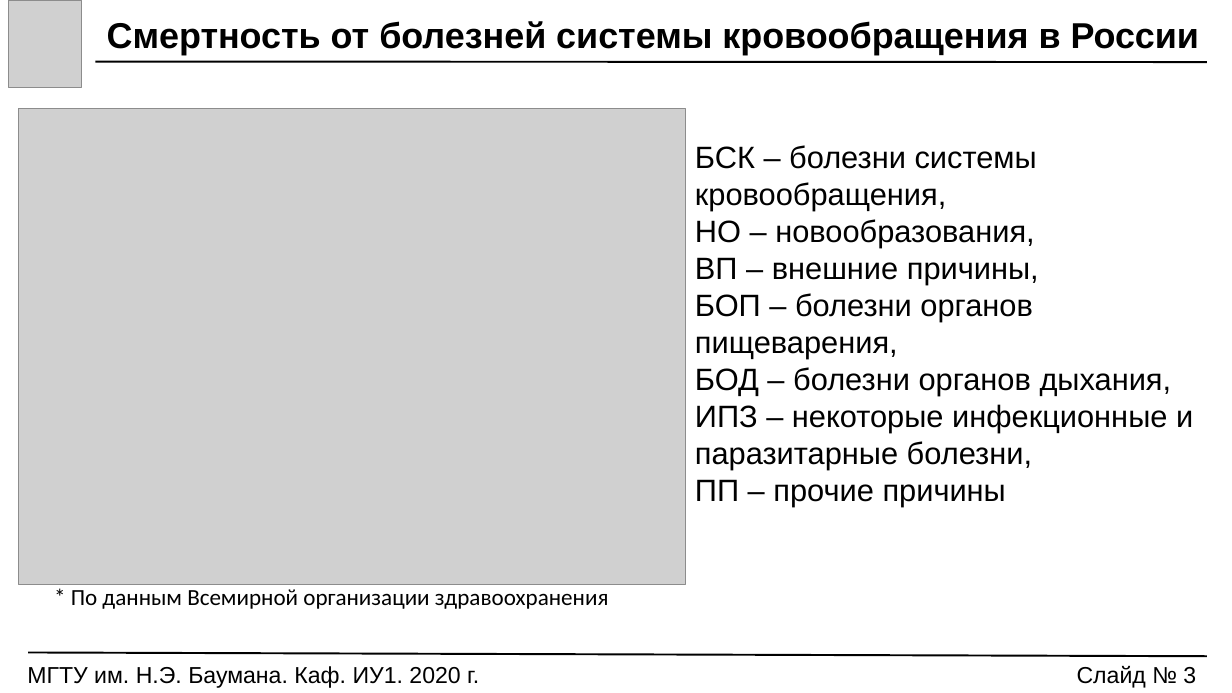
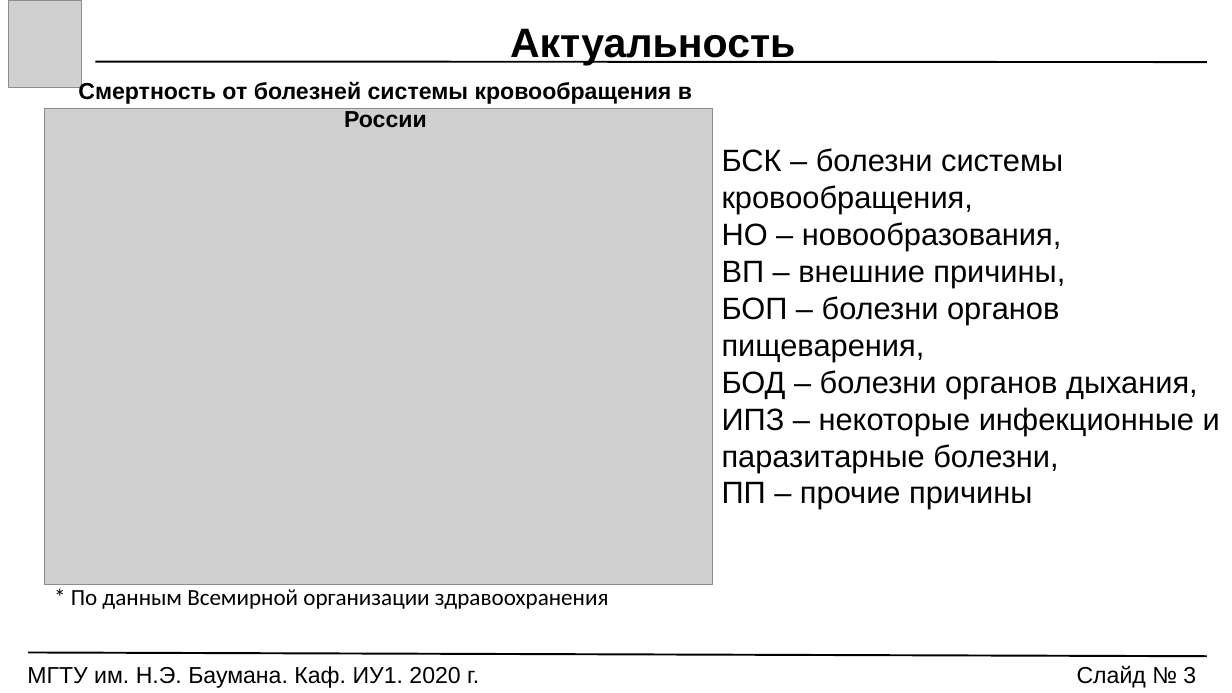
Before and after one commit to Markus85666/Graduation-Qualification-Work, a slide deck: slide 3 of РЕЧЬ_ПРЕЗЕНТАЦИЯ/VKR_Prezentatsia.pptx. Drawn at 1232x693 pixels with LibreOffice and Linux fonts; fonts in the diff are those of the drawing; grey boxes stand for pictures. Boxes give left, top, right and bottom in pixels: in the first picture for what was removed or moved away, otherwise in the second. Text is boxed around its words. In the diff, an @@ line names an element or a change of style, - is before the commit and + after.

```diff
--- a/РЕЧЬ_ПРЕЗЕНТАЦИЯ/VKR_Prezentatsia.pptx
+++ b/РЕЧЬ_ПРЕЗЕНТАЦИЯ/VKR_Prezentatsia.pptx
@@ text added at box(510, 28, 795, 65), 32 pt, text #000000, bold @@
+Актуальность
@@ text "Смертность от болезней системы кровообращения ...": place and size @@
-text "Смертность от болезней системы кровообращения ..." at box(107, 21, 1200, 55)
+text "Смертность от болезней системы кровообращения ..." at box(78, 80, 692, 127)
@@ text "Смертность от болезней системы кровообращения ..." at box(78, 80, 692, 127): size 28 to 18 pt; line spacing 1.5 to 1 @@
@@ picture: place and size @@
-picture at box(18, 109, 687, 585)
+picture at box(45, 109, 714, 585)
@@ text "БСК – болезни системы кровообращения,": place and size @@
-text "БСК – болезни системы кровообращения," at box(695, 145, 1193, 507)
+text "БСК – болезни системы кровообращения," at box(722, 148, 1220, 509)
```
Also in this commit, not shown: 12 other slides changed, 9 slides added, 16 other files.
